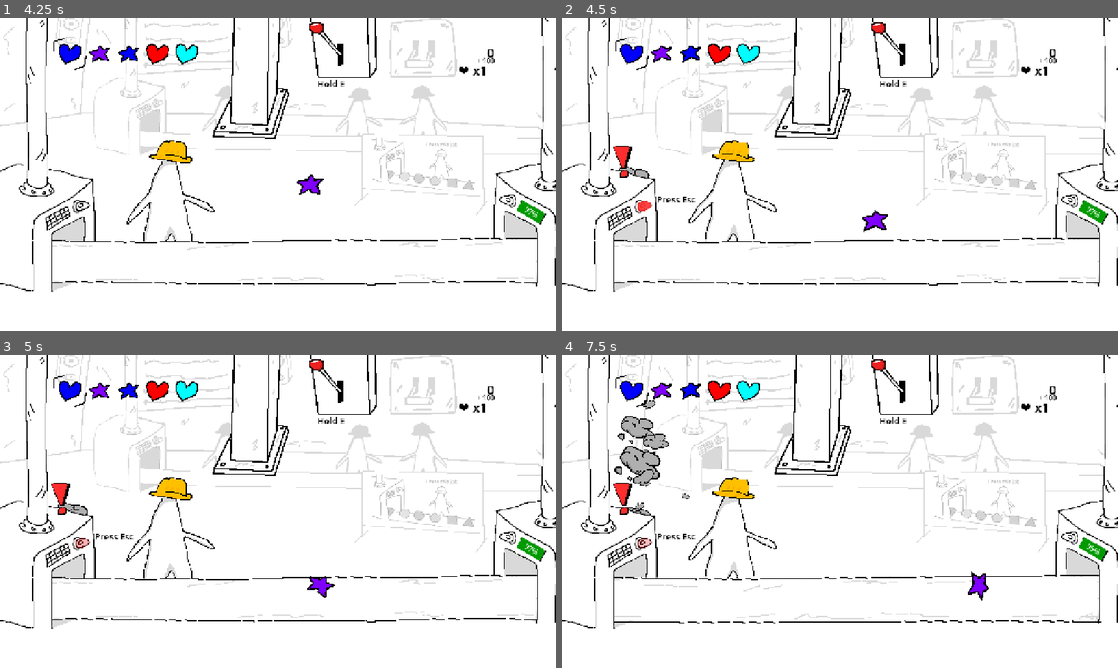
Above: before the commit, frames 1-4 (two rows, left to right).
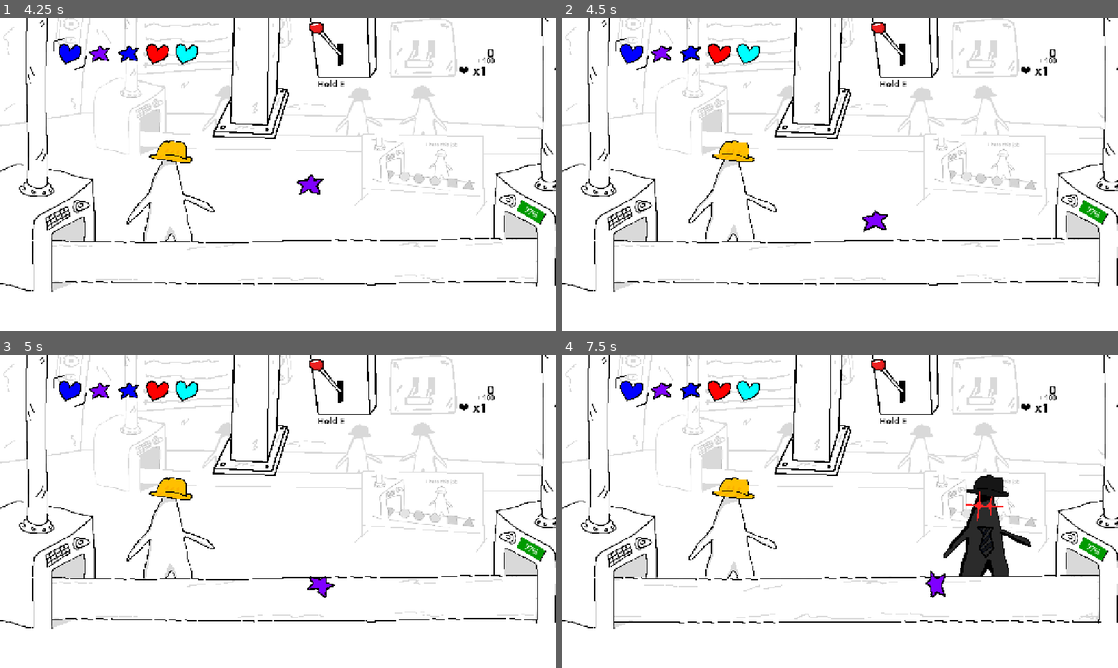
Above: after the commit, the same moments.

Repository: Kuatik/new-game-project
Game: Godot game, scene res://scenes/main.tscn
Same seed, same stepped clock (60 frames per second), same inputs: the game is played once before the commit and once after it.
Inputs (mouse positions are in pixels of both pictures, inside the frame that each line leads up to):
- Up to frame 1 (4.25 s): tap Enter (ui_accept) at 0.5, 0.77 s; move the mouse to (400, 158) at 0.52 s; hold E (lever_press) 0.53-1.25 s; click (400, 158) at 0.67 s; drag from (166, 190) to (272, 259) at 1.27 s; move the mouse to (333, 105) at 2.02 s; hold E (lever_press) 2.03-2.75 s; click (333, 105) at 2.17 s; drag from (250, 237) to (111, 127) at 2.77 s; drag from (5, 249) to (305, 174) at 3.52 s
- Up to frame 2 (4.5 s): drag from (673, 127) to (873, 187) at 4.27 s
- Up to frame 3 (5 s): no input
- Up to frame 4 (7.5 s): move the mouse to (867, 511) at 5.02 s; hold E (lever_press) 5.03-5.75 s; click (867, 511) at 5.17 s; drag from (756, 433) to (728, 527) at 5.77 s; move the mouse to (962, 495) at 6.52 s; hold E (lever_press) 6.53-7.25 s; click (962, 495) at 6.67 s; tap Enter (ui_accept) at 6.77 s; drag from (728, 527) to (834, 596) at 7.27 s

Frame 1 is identical in both runs. In frame 2, 0.4% of the frame differs, in the area x 9-24%, y 40-62%; in frame 3, 0.4%; in frame 4, 4.2%, in the area x 9-98%, y 14-79%.

Commit message:
Add damage overlay and clean particles
Add visual feedback for cleaning and damage in the BossBlack event: spawn a small CleanParticles GPUParticles2D in shit.tscn and enable it when a shit is hit; add a DamageOverlay ColorRect to the Shitter node in main.tscn and expose it via an onready var in boss_black.gd. Implement flash_damage() in boss_black.gd to tint and tween the overlay and call it when all shits are cleaned or when spawns finish. Also update main.gd's flash_damage tween parameters and color to adjust the overlay fade behavior. Minor scene property adjustments included.

Diff:
--- a/scenes/events/boss_black.gd
+++ b/scenes/events/boss_black.gd
@@ -18,6 +18,9 @@
 @onready var shitter: Control = $Shitter
 @onready var animation_player: AnimationPlayer = $AnimationPlayer
 @onready var spawn_points: Control = $Shitter/SpawnPoints
+
+@onready var damage_overlay: ColorRect = $Shitter/DamageOverlay
+
 
 const KAKISH_1 = preload("uid://cb1ner46pwoky")
 const KAKISH_2 = preload("uid://jry0yklixqgc")
@@ -106,15 +109,25 @@
 	var hits = shit_node.get_meta("hits", 0) + 1
 	shit_node.set_meta("hits", hits)
 	mop.playing = true
+	shit_node.get_node_or_null("CleanParticles").emitting = true
 	if hits >= 3:
 		shit_node.queue_free()
 		shits.erase(shit_node)
 		shits_to_clean -= 1
 		mop.playing = false
 		if shits_to_clean <= 0:
+			flash_damage()
+			await get_tree().create_timer(3).timeout
+
 			stop_event()
 	#print("YOU ARE TOUCHIN THE SHIT")
 
+
+func flash_damage():
+	#damage_overlay.modulate.a = 0.7
+	damage_overlay.color = Color(0.0, 1.0, 0.0, 0.702)
+	var tween = create_tween()
+	tween.tween_property(damage_overlay, "color:a", 0.0, 0.3)
 
 func _play_sound():
 	print("YOU ARE TOUCHIN THE SHIT")
@@ -143,4 +156,5 @@
 			shits.append(shit)
 			shits_to_clean += 1
 	if shits_to_clean == 0:
+		flash_damage()
 		stop_event()
--- a/scenes/events/shit.tscn
+++ b/scenes/events/shit.tscn
@@ -1,8 +1,17 @@
 [gd_scene format=3 uid="uid://d2ffgs3mwhmvf"]
 
 [ext_resource type="Texture2D" uid="uid://cwkll5oacy7to" path="res://assets/allat_of_things/Kakish.png" id="1_1iq13"]
+[ext_resource type="Texture2D" uid="uid://btrfrery5j25s" path="res://assets/allat_of_things/Clean particle.png" id="2_ww5hi"]
 
 [sub_resource type="CircleShape2D" id="CircleShape2D_1iq13"]
+
+[sub_resource type="ParticleProcessMaterial" id="ParticleProcessMaterial_q1hvh"]
+particle_flag_disable_z = true
+direction = Vector3(0, -1, 0)
+spread = 90.0
+initial_velocity_min = 80.0
+initial_velocity_max = 80.0
+gravity = Vector3(0, -50, 0)
 
 [node name="shit" type="TextureRect" unique_id=211110847]
 anchors_preset = 8
@@ -27,3 +36,10 @@
 [node name="CollisionShape2D" type="CollisionShape2D" parent="Area2D" unique_id=1983132966]
 shape = SubResource("CircleShape2D_1iq13")
 disabled = true
+
+[node name="CleanParticles" type="GPUParticles2D" parent="." unique_id=1250398810]
+position = Vector2(24.5, 3)
+emitting = false
+amount = 2
+texture = ExtResource("2_ww5hi")
+process_material = SubResource("ParticleProcessMaterial_q1hvh")
--- a/scenes/main.tscn
+++ b/scenes/main.tscn
@@ -854,6 +854,7 @@
 grow_vertical = 2
 mouse_filter = 2
 script = ExtResource("21_yc10j")
+Enabled = false
 spawn_timer = NodePath("../../SpawnTimer")
 hold_duration = 1.0
 
@@ -961,6 +962,7 @@
 grow_vertical = 2
 mouse_filter = 2
 script = ExtResource("24_2wyq8")
+Enabled = false
 
 [node name="GPUParticles2D" type="GPUParticles2D" parent="Events/ElectricityCrash" unique_id=619549848]
 z_index = -2
@@ -1123,7 +1125,6 @@
 text = "RIGHT NOW!"
 
 [node name="Shitter" type="Control" parent="Events/BossBlack" unique_id=720282734]
-visible = false
 z_index = 10
 layout_mode = 1
 anchors_preset = 15
@@ -1171,6 +1172,16 @@
 
 [node name="mop" type="AudioStreamPlayer2D" parent="Events/BossBlack/Shitter" unique_id=956162112]
 stream = ExtResource("44_cjqg0")
+
+[node name="DamageOverlay" type="ColorRect" parent="Events/BossBlack/Shitter" unique_id=1625562461]
+layout_mode = 1
+anchors_preset = 15
+anchor_right = 1.0
+anchor_bottom = 1.0
+grow_horizontal = 2
+grow_vertical = 2
+mouse_filter = 2
+color = Color(1, 1, 1, 0)
 
 [node name="green_bulb" type="TextureRect" parent="." unique_id=199066953]
 visible = false
--- a/scripts/main.gd
+++ b/scripts/main.gd
@@ -384,10 +384,9 @@
 	get_tree().reload_current_scene()
 
 func flash_damage():
-	#damage_overlay.modulate.a = 0.7
 	damage_overlay.color = Color(1.0, 0.0, 0.0, 0.7)
 	var tween = create_tween()
-	tween.tween_property(damage_overlay, "color:a", 0.0, 0.3)
+	tween.tween_property(damage_overlay, "color:a", 3.0, 30.0)
 
 func show_complaint():
 	var msg = complaint_messages[randi() % complaint_messages.size()]
